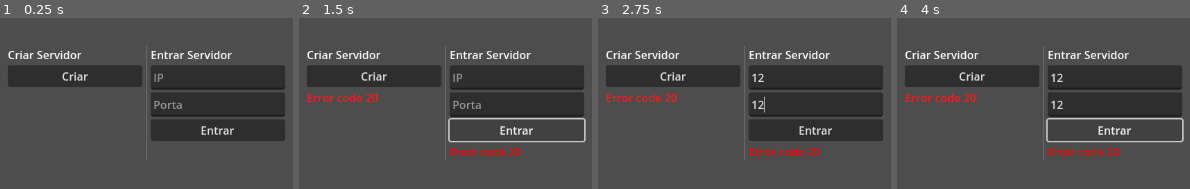
Above: before the commit, frames 1-4 (left to right).
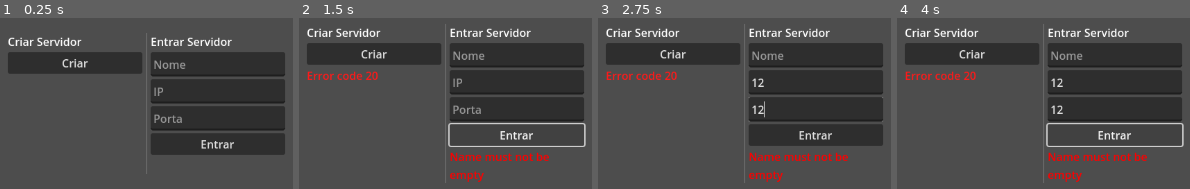
Above: after the commit, the same moments.

Repository: Dwahgon/comunidade-beelinu
Game: Godot game, scene res://levels/main_menu/main_menu.tscn
Same seed, same stepped clock (60 frames per second), same inputs: the game is played once before the commit and once after it.
Inputs (mouse positions are in pixels of both pictures, inside the frame that each line leads up to):
- Up to frame 1 (0.25 s): no input
- Up to frame 2 (1.5 s): click "Criar" at 0.5 s; click "Entrar" at 1.25 s
- Up to frame 3 (2.75 s): click (814, 77) at 2.02 s; type "12" at 2.1 s; click (814, 105) at 2.25 s; type "12" at 2.33 s
- Up to frame 4 (4 s): click "Criar" at 2.75 s; click "Entrar" at 3.5 s

The runs differ from the first frame. In frame 1, 19% of the frame differs, in the area x 2-98%, y 8-92%; in frame 2, 26%, in the area x 2-98%, y 3-97%; in frame 3, 26%; in frame 4, 26%.

Commit message:
feat: add player name

Diff:
--- a/autoloads/multiplayer_manager.gd
+++ b/autoloads/multiplayer_manager.gd
@@ -38,12 +38,14 @@
 	return Error.OK
 
 ## Creates client
-func create_client(ip: String = DEFAULT_IP, port: int = DEFAULT_PORT) -> Error:
+func create_client(player_name: String, ip: String = DEFAULT_IP, port: int = DEFAULT_PORT) -> Error:
 	var peer = ENetMultiplayerPeer.new()
 	var error: Error = peer.create_client(ip, port)
 	if error:
 		return error
 	multiplayer.multiplayer_peer = peer
+	my_player_data = NetworkPlayerData.new(0)
+	my_player_data.name = player_name
 	multiplayer_log("MultiplayerManager", "Client created")
 	return Error.OK
 
@@ -93,7 +95,7 @@
 
 
 func _on_connected_to_server():
-	my_player_data = NetworkPlayerData.new(multiplayer.get_unique_id())
+	my_player_data.id = multiplayer.get_unique_id()
 	players[my_player_data.id] = my_player_data
 	connection_success.emit()
 	player_connected.emit(my_player_data)
--- a/characters/character.gd
+++ b/characters/character.gd
@@ -4,6 +4,10 @@
 
 var _move_direction := Vector2.ZERO
 var _move_distance := 0.0
+var player_name: String :
+	set(v):
+		player_name = v
+		$Name.text = v
 
 
 func _physics_process(delta: float) -> void:
--- a/characters/player.tscn
+++ b/characters/player.tscn
@@ -18,4 +18,17 @@
 [node name="PlayerController" type="Node2D" parent="." index="2"]
 script = ExtResource("3_4ukyr")
 
+[node name="Name" type="Label" parent="." index="3"]
+anchors_preset = 5
+anchor_left = 0.5
+anchor_right = 0.5
+offset_left = -100.0
+offset_top = 75.0
+offset_right = 100.0
+offset_bottom = 101.0
+grow_horizontal = 2
+text = "Player Name Placeholder"
+horizontal_alignment = 1
+justification_flags = 162
+
 [connection signal="move_requested" from="PlayerController" to="." method="move_to"]
--- a/levels/game.gd
+++ b/levels/game.gd
@@ -15,6 +15,7 @@
 func _create_player_character(player_data: NetworkPlayerData):
 	var player = player_scene.instantiate()
 	player.name = str(player_data.id)
+	player.player_name = player_data.name
 	players_node.add_child(player)
 	player.get_node('PlayerController').player_data = player_data
 	player.global_position = player_data.position
--- a/levels/main_menu/join_server_panel.gd
+++ b/levels/main_menu/join_server_panel.gd
@@ -1,5 +1,6 @@
 extends VBoxContainer
 
+@onready var name_text_editor = $Name
 @onready var ip_text_editor = $IP
 @onready var port_text_editor = $Port
 @onready var message_label = $Message
@@ -12,9 +13,13 @@
 }
 
 func _on_submit_pressed():
+	if (name_text_editor.text.is_empty()):
+		display_message("Name must not be empty", MessageTheme.ERROR)
+		return
+
 	var ip = ip_text_editor.text if not ip_text_editor.text.is_empty() else MultiplayerManager.DEFAULT_IP
 	var port = int(port_text_editor.text) if not port_text_editor.text.is_empty() else MultiplayerManager.DEFAULT_PORT
-	var error = MultiplayerManager.create_client(ip, port)
+	var error = MultiplayerManager.create_client(name_text_editor.text, ip, port)
 	if error:
 		display_message("Error code %d" % error, MessageTheme.ERROR)
 	else:
--- a/levels/main_menu/main_menu.tscn
+++ b/levels/main_menu/main_menu.tscn
@@ -46,6 +46,11 @@
 layout_mode = 2
 text = "Entrar Servidor"
 
+[node name="Name" type="TextEdit" parent="CenterContainer/HBoxContainer/JoinServerPanel"]
+layout_mode = 2
+placeholder_text = "Nome"
+scroll_fit_content_height = true
+
 [node name="IP" type="TextEdit" parent="CenterContainer/HBoxContainer/JoinServerPanel"]
 layout_mode = 2
 placeholder_text = "IP"
